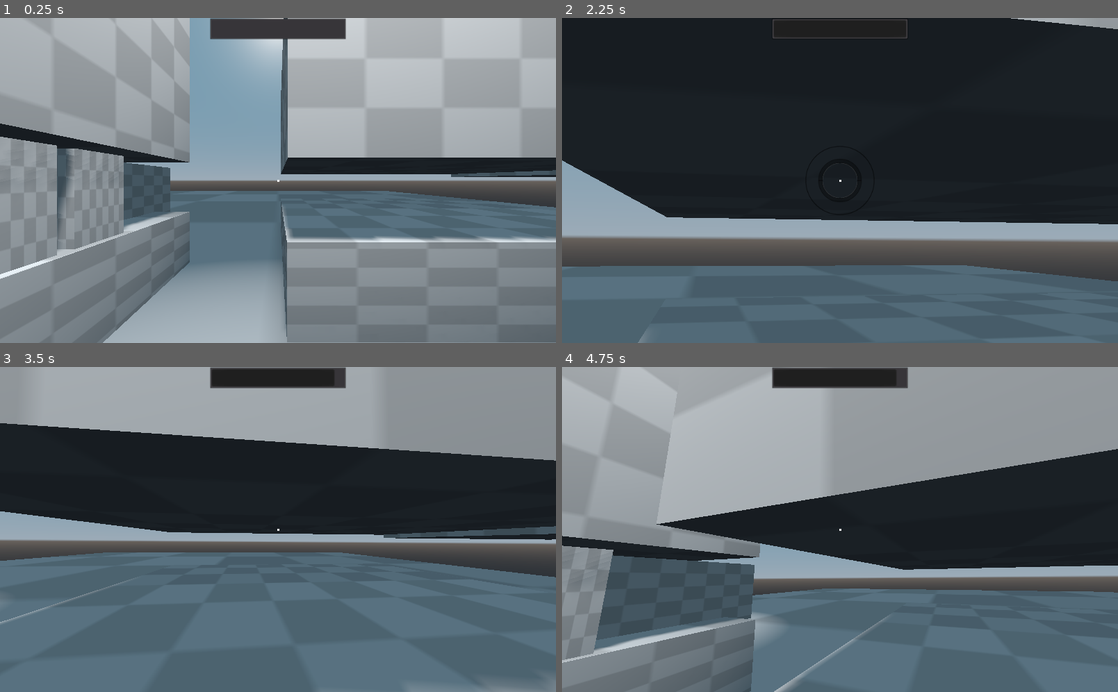
Above: before the commit, frames 1-4 (two rows, left to right).
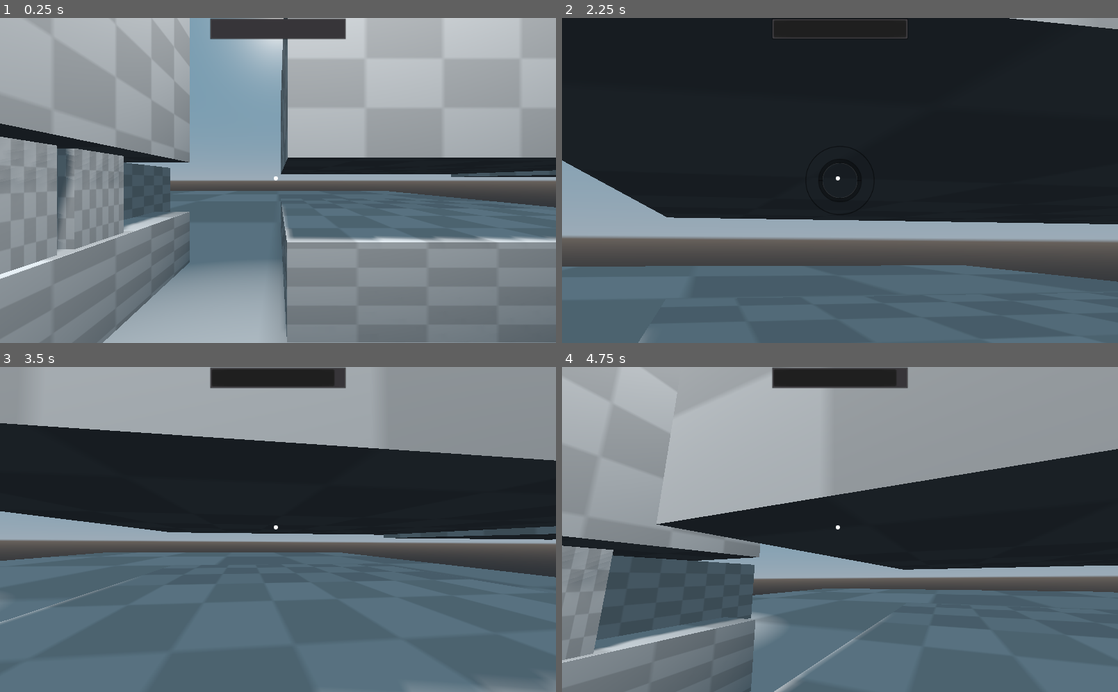
Above: after the commit, the same moments.

Repository: awnagel/Godot-Thief-Controller
Game: Godot game, scene res://scenes/Demo.tscn
Two runs of this game, one before a commit and one after it. Both use one fixed random seed, a clock stepped at 60 frames per second and the inputs below. The project has no main scene, so this scene is started directly.
Inputs (mouse positions are in pixels of both pictures, inside the frame that each line leads up to):
- Up to frame 1 (0.25 s): no input
- Up to frame 2 (2.25 s): move the mouse to (867, 180) at 0.52 s; press the mouse at (867, 180) at 0.53 s; hold W (forward) from 0.53 s (still down); tap Z (zoom) at 0.8, 1.35 s; move the mouse to (812, 180) at 1.27 s; release the mouse at (812, 180) at 1.28 s; click (812, 180) at 1.55 s; move the mouse to (851, 174) at 2.02 s; hold Z (zoom) from 2.03 s (still down); tap Space (clamber) at 2.1 s
- Up to frame 3 (3.5 s): keep holding W (forward); move the mouse to (272, 536) at 2.77 s; release Z (zoom) at 2.78 s; tap Ctrl (crouch) at 2.85 s; click (272, 536) at 3.05 s
- Up to frame 4 (4.75 s): keep holding W (forward); move the mouse to (878, 532) at 3.52 s; hold E (lean) 3.53-4.28 s; tap Z (zoom) at 3.8 s; move the mouse to (795, 526) at 4.27 s; click (795, 526) at 4.35 s

The runs differ from the first frame. In frame 1, less than 0.1% of the frame differs, in the area x 49-51%, y 48-51%; in frame 2, 0.1%, in the area x 3-100%, y 0-100%; in frame 3, less than 0.1%; in frame 4, less than 0.1%.

Commit message:
Added dynamic crosshair, can load from textures from any folder

Diff:
--- a/prefabs/Player.tscn
+++ b/prefabs/Player.tscn
@@ -32,20 +32,27 @@
 
 [node name="CanvasLayer" type="CanvasLayer" parent="Camera"]
 
-[node name="Crosshair" type="ColorRect" parent="Camera/CanvasLayer"]
+[node name="PlayerUI" type="Control" parent="Camera/CanvasLayer"]
+anchor_right = 1.0
+anchor_bottom = 1.0
+__meta__ = {
+"_edit_use_anchors_": false
+}
+
+[node name="Crosshair" type="TextureRect" parent="Camera/CanvasLayer/PlayerUI"]
 anchor_left = 0.5
 anchor_top = 0.5
 anchor_right = 0.5
 anchor_bottom = 0.5
-margin_left = -1.0
-margin_top = -1.0
-margin_right = 3.0
-margin_bottom = 3.0
+margin_left = -8.0
+margin_top = -8.0
+margin_right = 8.0
+margin_bottom = 8.0
 __meta__ = {
-"_edit_use_anchors_": false
+"_edit_use_anchors_": true
 }
 
-[node name="LightIndicator" type="ProgressBar" parent="Camera/CanvasLayer"]
+[node name="LightIndicator" type="ProgressBar" parent="Camera/CanvasLayer/PlayerUI"]
 anchor_left = 0.5
 anchor_right = 0.5
 margin_left = -126.0
@@ -54,10 +61,10 @@
 max_value = 1.0
 percent_visible = false
 __meta__ = {
-"_edit_use_anchors_": false
+"_edit_use_anchors_": true
 }
 
-[node name="ZoomOverlay" type="TextureRect" parent="Camera/CanvasLayer"]
+[node name="ZoomOverlay" type="TextureRect" parent="Camera/CanvasLayer/PlayerUI"]
 anchor_left = 0.5
 anchor_top = 0.5
 anchor_right = 0.5
@@ -68,7 +75,7 @@
 margin_bottom = 64.0
 texture = ExtResource( 6 )
 __meta__ = {
-"_edit_use_anchors_": false
+"_edit_use_anchors_": true
 }
 
 [node name="FrobCast" type="RayCast" parent="Camera"]
--- a/scripts/player/player.gd
+++ b/scripts/player/player.gd
@@ -55,7 +55,7 @@
 
 onready var _camera : ShakeCamera = $Camera
 onready var _collider : CollisionShape = $Collider
-onready var _light_indicator : ProgressBar = $Camera/CanvasLayer/LightIndicator
+onready var _light_indicator : ProgressBar = $Camera/CanvasLayer/PlayerUI/LightIndicator
 onready var _surface_detector : RayCast = $SurfaceDetector
 onready var _sound_emitter : PlayerSoundEmitter = $SoundEmitter
 onready var _audio_player : PlayerAudio = $Audio
@@ -79,6 +79,8 @@
 
 	if lock_mouse:
 		Input.set_mouse_mode(Input.MOUSE_MODE_CAPTURED)
+
+	_camera.set_crosshair_state("normal")
 
 
 func _input(event) -> void:
@@ -294,7 +296,7 @@
 	move_dir = move_dir.rotated(Vector3.RIGHT, _camera.rotation.x)
 	move_dir = move_dir.rotated(Vector3.UP, rotation.y)
 
-	move_and_slide(move_dir * speed * 3.0)
+	var _vel = move_and_slide(move_dir * speed * 3.0)
 
 
 # There seems to be an issue
@@ -355,9 +357,36 @@
 			if _click_timer == 0.0:
 				return
 
+			_camera.set_crosshair_state("normal")
 			_click_timer = 0.0
 			_throw()
 			drag_object = null
+
+	if _frob_raycast.is_colliding():
+		var c = _frob_raycast.get_collider()
+		if drag_object == null and c is RigidBody:
+			if c.scale > (Vector3.ONE * 5):
+				return
+
+			var w = get_world().direct_space_state
+			var r = w.intersect_ray(c.global_transform.origin,
+					c.global_transform.origin + Vector3.UP * 0.5)
+
+			if r and r.collider == self:
+				return
+
+			_camera.set_crosshair_state("interact")
+
+			if Input.is_action_just_released("mouse_left"):
+				_camera.set_crosshair_state("dragging")
+				drag_object = c
+				drag_object.linear_velocity = Vector3.ZERO
+		elif c.has_method("on_frob"):
+			#_camera.set_crosshair_state("interact")
+
+			if Input.is_action_just_released("mouse_left"):
+				_camera.set_crosshair_state("normal")
+				c.on_frob()
 
 	if Input.is_action_just_released("mouse_left"):
 		if drag_object != null:
@@ -365,37 +394,23 @@
 				if _click_timer == 0.0:
 					return
 
+				_camera.set_crosshair_state("normal")
 				drag_object = null
 				_click_timer = 0.0
-		elif _frob_raycast.is_colliding():
-			var c = _frob_raycast.get_collider()
-			if drag_object == null and c is RigidBody:
-				if c.scale > (Vector3.ONE * 5):
-					return
-
-				var w = get_world().direct_space_state
-				var r = w.intersect_ray(c.global_transform.origin,
-						c.global_transform.origin + Vector3.UP * 0.5)
-
-				if r and r.collider == self:
-					return
-
-				drag_object = c
-				drag_object.linear_velocity = Vector3.ZERO
-			elif c.has_method("on_frob"):
-				c.on_frob()
 
 	if Input.is_action_just_pressed("mouse_right") and drag_object != null:
 		drag_object.rotation_degrees.y += 45
 		drag_object.rotation_degrees.x = 90
 
-	if drag_object != null:
+	if drag_object:
 		_drag()
 
 		var d = _camera.global_transform.origin.distance_to(drag_object.global_transform.origin)
 		if  d > interact_distance + 0.35:
 			drag_object = null
 
+	if !drag_object and not _frob_raycast.is_colliding():
+		_camera.set_crosshair_state("normal")
 
 func _drag(damping : float = 0.5, s2ms : int = 15) -> void:
 	var d = _frob_raycast.global_transform.basis.z.normalized()
--- a/scripts/player/player_audio.gd
+++ b/scripts/player/player_audio.gd
@@ -31,7 +31,7 @@
 
 	var sound = snd_dir.get_next()
 	while sound != "":
-		if not sound.ends_with(".import"):
+		if not sound.ends_with(".import") and sound.ends_with(".wav"):
 			if type == 0:
 				_footstep_sounds.append(load(sound_dir + "/" + sound))
 			elif type == 1:
--- a/scripts/player/player_camera.gd
+++ b/scripts/player/player_camera.gd
@@ -20,18 +20,23 @@
 var state = CameraState.STATE_NORMAL
 
 var _camera_rotation_reset : Vector3 = Vector3()
+var _crosshair_textures : Dictionary = {}
 
-onready var zoom_overlay : TextureRect = $CanvasLayer/ZoomOverlay
+onready var zoom_overlay : TextureRect = $CanvasLayer/PlayerUI/ZoomOverlay
+
+func _ready():
+	_crosshair_textures = _load_crosshair_textures("res://texture/player ui")
+
 
 # TODO: Add in some sort of rotation reset.
 func _process(_delta):
 	if stress == 0.0:
 		_camera_rotation_reset = rotation_degrees
 
-	rotation_degrees = _processshake(_camera_rotation_reset, _delta)
+	rotation_degrees = _process_shake(_camera_rotation_reset, _delta)
 
 
-func _processshake(angle_center : Vector3, delta : float) -> Vector3:
+func _process_shake(angle_center : Vector3, delta : float) -> Vector3:
 	var mod = 1.0
 	if state == CameraState.STATE_ZOOM:
 		mod = zoom_camera_sens_mod
@@ -68,3 +73,35 @@
 func add_stress(amount : float) -> void:
 	stress += amount
 	stress = clamp(stress, 0.0, 1.0)
+
+func set_crosshair_state(new_state : String):
+	if _crosshair_textures.has(new_state):
+		$CanvasLayer/PlayerUI/Crosshair.texture = _crosshair_textures[new_state]
+
+func _load_crosshair_textures(texture_dir : String) -> Dictionary:
+	if texture_dir == "":
+		return {}
+
+	if texture_dir.ends_with("/"):
+		texture_dir.erase(texture_dir.length() - 1, 1)
+
+	if not "res://" in texture_dir:
+		texture_dir = "res://" + texture_dir
+
+	var textures = {}
+
+	var tex_dir = Directory.new()
+	tex_dir.open(texture_dir)
+	tex_dir.list_dir_begin(true)
+
+	var texture = tex_dir.get_next()
+	while texture != "":
+		if not texture.ends_with(".import") and texture.ends_with(".png"):
+			var t = load(texture_dir + "/" + texture)
+			var s = texture.split("/")[0]
+			s = s.split(".")[0]
+			textures[s] = t
+
+		texture = tex_dir.get_next()
+
+	return textures
Binary file added: texture/player ui/dragging.png
Binary file added: texture/player ui/interact.png
Binary file added: texture/player ui/normal.png
